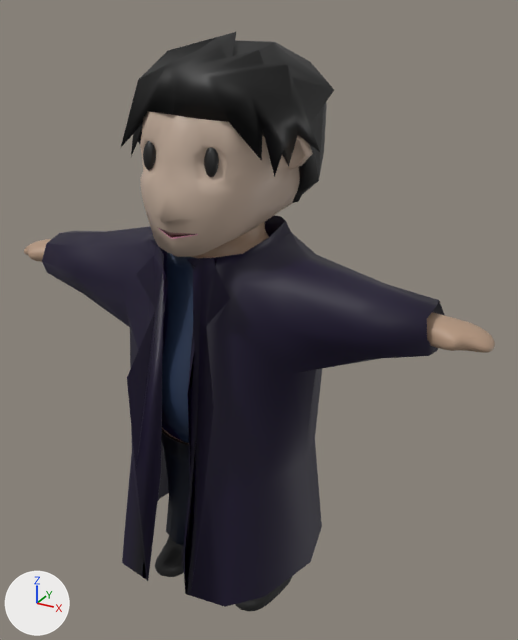
What one commit did to the glTF model game/characters/player/models/m/mc boy-glb.glb.
Before and after are seen from a 50 mm lens placed at (2.03, -3.39, 0.35), pointed at (0.13, 0.05, -1.37). The axes (+X, +Y, +Z) are drawn at lower left. The lights are the same throughout. Where no turn or scale is listed for an object, it has been applied to the vertices.

The older version as bpy lines, for what is in view:
```python
ob_body = bpy.data.objects.new('body', me_cube_001)
ob_body.location = (0.009, -0.628, -2.164)
ob_dress = bpy.data.objects.new('dress', me_cube_002)
ob_dress.location = (0.009, -0.628, -2.164)
ob_hair = bpy.data.objects.new('hair', me_cube_009)
ob_hair.location = (0.009, -0.628, -2.164)
ob_head = bpy.data.objects.new('head', me_cube_004)
ob_head.location = (0.009, -0.628, -2.164)
```
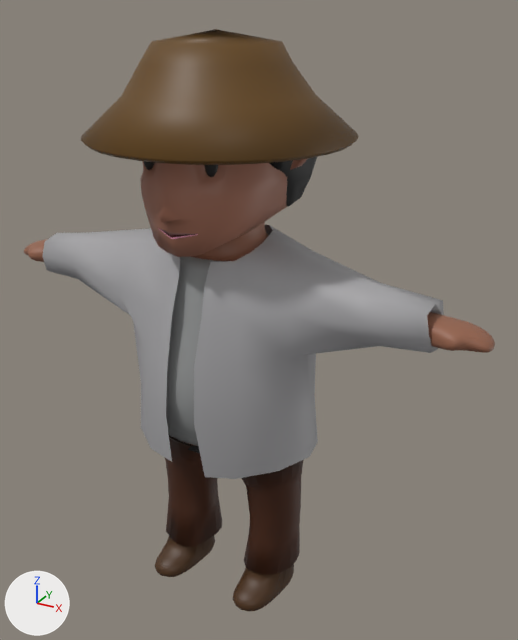
What differs and where, as boxes (x1, y1, x2, y2) in the pictures (518 x 640 px):
'dress', deleted
    before: (42, 216, 445, 607)
'dress.001', added
    after: (42, 225, 444, 479)
'hat', added (brown)
    after: (81, 29, 359, 206)
    faces in mat_material_001 (brown #64440e): (81, 29, 359, 165)
    faces in mat_hair (black #131313): (269, 157, 317, 206)
'body', recoloured
    both: (24, 222, 495, 611)
'hair', deleted (black)
    before: (121, 32, 334, 203)
'head', recoloured
    both: (140, 111, 313, 257)

Edits to the bpy script that builds the scene:
```text
Change mat_skintone_001:
    mat_skintone_001.base_color: (0.458, 0.306, 0.21) -> (0.303, 0.125, 0.0719)  # beige #b4967e -> brown #96634c
Change mat_shirt:
    mat_shirt.base_color: (0.0175, 0.0349, 0.0835) -> (0.302, 0.311, 0.311)  # dark blue #243452 -> grey #959797
Change mat_skintone_002:
    mat_skintone_002.base_color: (0.517, 0.393, 0.308) -> (0.359, 0.15, 0.0959)  # beige #bea897 -> brown #a26c57
Add mat_hair:
    mat_hair = principled_material('hair')
    mat_hair.base_color = (0.00637, 0.00637, 0.00637)  # black #131313
Add mat_material_001:
    mat_material_001 = principled_material('Material.001')
    mat_material_001.base_color = (0.128, 0.0577, 0.0045)  # brown #64440e
Add mat_polo:
    mat_polo = principled_material('polo')
    mat_polo.base_color = (0.396, 0.39, 0.402)  # grey #a9a8aa
Add me_circle:
    me_circle.from_pydata(...)  # 687 vertices, 1395 faces; spans x -0.768..0.69, y -0.169..1.289, z 1.419..2.403
    # faces by material slot: [783, 612]
    me_circle.materials.append(mat_material_001)  # brown #64440e
    me_circle.materials.append(mat_hair)  # black #131313
Add me_cube_003:
    me_cube_003.from_pydata(...)  # 122 vertices, 204 faces; spans x -1.3..1.25, y 0.0..1.05, z 0.03..1.36
    me_cube_003.materials.append(mat_polo)  # grey #a9a8aa
Remove ob_dress:
    ob_dress = bpy.data.objects.new('dress', me_cube_002)
    ob_dress.location = (0.009, -0.628, -2.164)
Remove ob_hair:
    ob_hair = bpy.data.objects.new('hair', me_cube_009)
    ob_hair.location = (0.009, -0.628, -2.164)
Add ob_hat:
    ob_hat = bpy.data.objects.new('hat', me_circle)
    ob_hat.location = (0.009, -0.628, -2.164)
Add ob_dress_001:
    ob_dress_001 = bpy.data.objects.new('dress.001', me_cube_003)
    ob_dress_001.location = (0.009, -0.628, -2.164)
```
